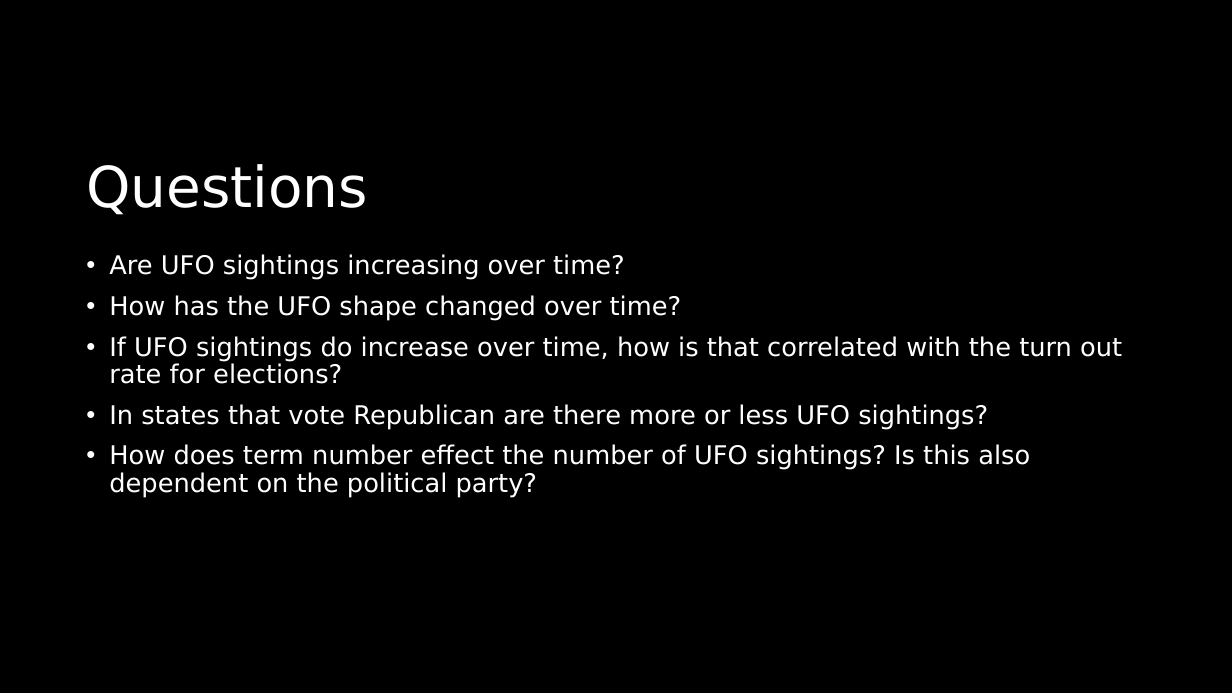
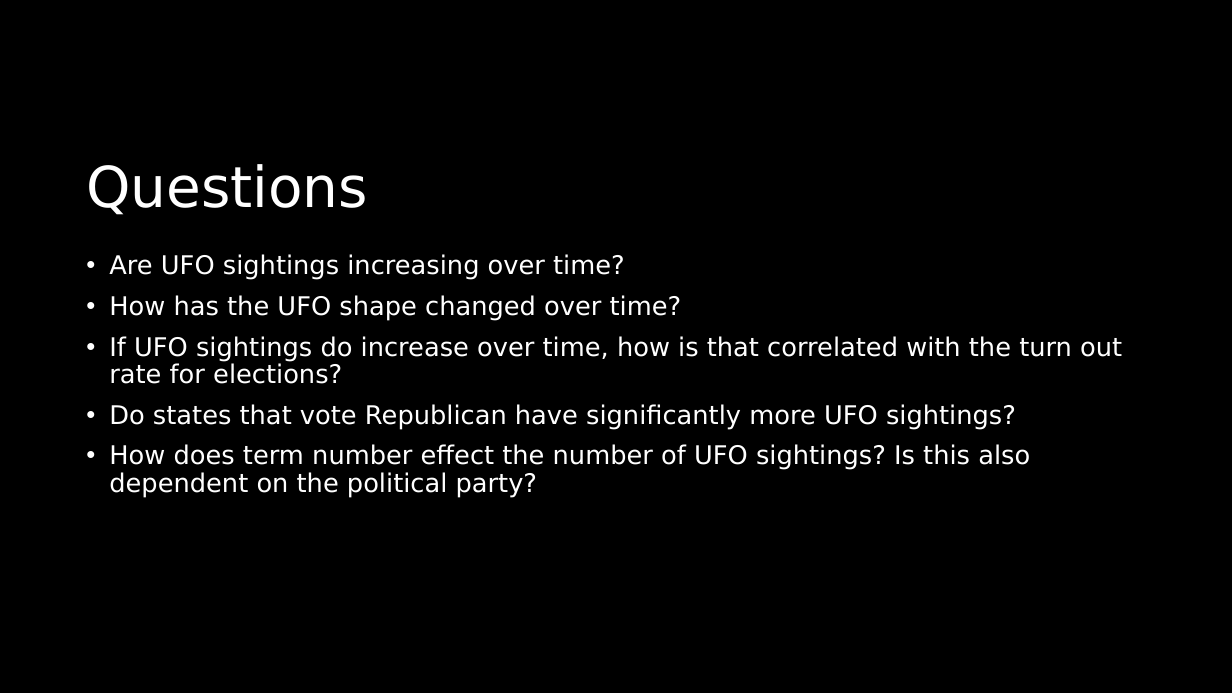
Before and after one commit to KWolley/CSPB4502_DreamTeam, a slide deck: slide 3 of UFO_presidentalElections.pptx. Drawn at 1232x693 pixels with LibreOffice and Linux fonts; fonts in the diff are those of the drawing. Boxes give left, top, right and bottom in pixels: in the first picture for what was removed or moved away, otherwise in the second. Text is boxed around its words. In the diff, an @@ line names an element or a change of style, - is before the commit and + after.

```diff
--- a/UFO_presidentalElections.pptx
+++ b/UFO_presidentalElections.pptx
@@ text at (109,404,1016,430): text changed @@
-• In states that vote Republican are there more or less UFO sightings?
+• Do states that vote Republican have significantly more UFO sightings?
```
Also in this commit, not shown: 3 other slides changed, 1 slide added, 7 other files.
